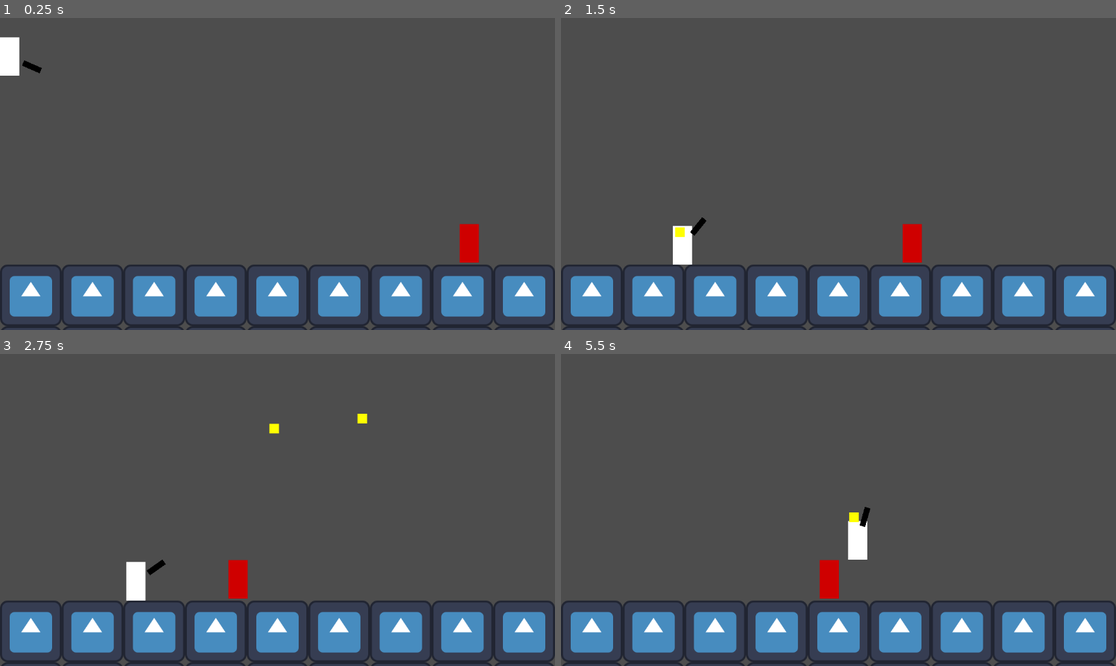
Above: before the commit, frames 1-4 (two rows, left to right).
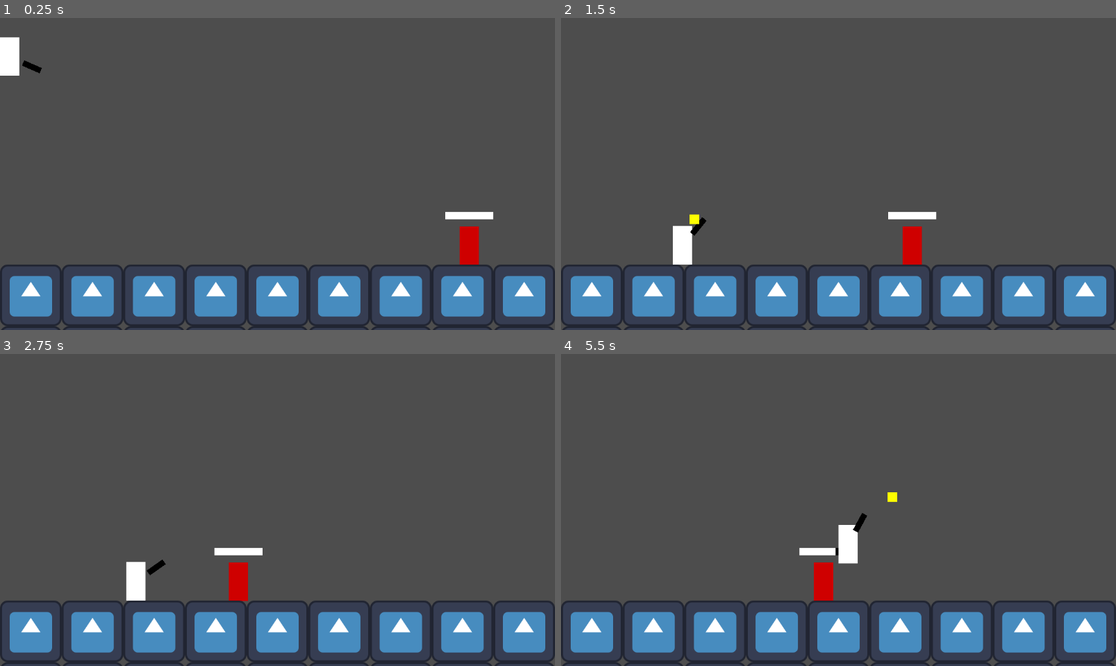
Above: after the commit, the same moments.

Repository: kryscw/Superhero-Project-X
Game: Godot game, scene res://Scenes/main.tscn
Same seed, same stepped clock (60 frames per second), same inputs: the game is played once before the commit and once after it. The engine's default icon, where the game draws it, is replaced by a stand-in: a white triangle on a blue panel in a dark square.
Inputs (mouse positions are in pixels of both pictures, inside the frame that each line leads up to):
- Up to frame 1 (0.25 s): no input
- Up to frame 2 (1.5 s): move the mouse to (960, 158) at 0.52 s; hold D (right) from 0.53 s (still down); click (960, 158) at 0.6 s; tap Space (jump) at 0.77 s; move the mouse to (727, 189) at 1.27 s; click (727, 189) at 1.35 s
- Up to frame 3 (2.75 s): tap Space (jump) at 1.52 s; move the mouse to (333, 441) at 2.02 s; release D (right) at 2.03 s; hold A (left) from 2.03 s (still down); click (333, 441) at 2.1 s
- Up to frame 4 (5.5 s): move the mouse to (810, 572) at 2.77 s; release A (left) at 2.78 s; hold D (right) 2.78-4.28 s; click (810, 572) at 2.85 s; tap Space (jump) at 3.02, 3.77, 4.52 s; move the mouse to (1005, 556) at 3.52 s; click (1005, 556) at 3.6 s; move the mouse to (672, 463) at 4.27 s; hold A (left) 4.28-5.03 s; click (672, 463) at 4.35 s; move the mouse to (866, 510) at 5.02 s; hold D (right) from 5.03 s (still down); click (866, 510) at 5.1 s

The runs differ from the first frame. In frame 1, 0.3% of the frame differs, in the area x 80-89%, y 62-80%; in frame 2, 0.4%; in frame 3, 0.4%; in frame 4, 1.1%, in the area x 42-61%, y 44-80%.

Commit message:
Bullet Attack Enemy

Diff:
--- a/Scenes/Enemy.tscn
+++ b/Scenes/Enemy.tscn
@@ -2,8 +2,31 @@
 
 [ext_resource type="Script" uid="uid://bow1asa4dg8mg" path="res://Scenes/enemy.gd" id="1_m1htj"]
 
+[sub_resource type="Gradient" id="Gradient_m1htj"]
+offsets = PackedFloat32Array(0)
+colors = PackedColorArray(0, 0, 0, 1)
+
+[sub_resource type="GradientTexture1D" id="GradientTexture1D_wovta"]
+gradient = SubResource("Gradient_m1htj")
+
+[sub_resource type="StyleBoxTexture" id="StyleBoxTexture_m1htj"]
+texture = SubResource("GradientTexture1D_wovta")
+
+[sub_resource type="Gradient" id="Gradient_wovta"]
+offsets = PackedFloat32Array(1)
+colors = PackedColorArray(1, 1, 1, 1)
+
+[sub_resource type="GradientTexture1D" id="GradientTexture1D_xeo28"]
+gradient = SubResource("Gradient_wovta")
+
+[sub_resource type="StyleBoxTexture" id="StyleBoxTexture_kpr8r"]
+texture = SubResource("GradientTexture1D_xeo28")
+
+[sub_resource type="RectangleShape2D" id="RectangleShape2D_wovta"]
+size = Vector2(48, 88)
+
 [sub_resource type="RectangleShape2D" id="RectangleShape2D_m1htj"]
-size = Vector2(48, 88)
+size = Vector2(40, 78)
 
 [node name="Enemy" type="CharacterBody2D" unique_id=229272389]
 script = ExtResource("1_m1htj")
@@ -15,12 +38,23 @@
 offset_bottom = 40.0
 color = Color(0.8115776, 1.853034e-06, 3.85046e-07, 1)
 
+[node name="healthBar" type="ProgressBar" parent="." unique_id=270579407]
+offset_left = -50.0
+offset_top = -70.0
+offset_right = 50.0
+offset_bottom = -55.0
+theme_override_font_sizes/font_size = 11
+theme_override_styles/background = SubResource("StyleBoxTexture_m1htj")
+theme_override_styles/fill = SubResource("StyleBoxTexture_kpr8r")
+value = 100.0
+show_percentage = false
+
 [node name="damageArea" type="Area2D" parent="." unique_id=1978341778]
-collision_layer = 3
-collision_mask = 3
+collision_layer = 2
+collision_mask = 2
 
 [node name="CollisionShape2D" type="CollisionShape2D" parent="damageArea" unique_id=1790298330]
-shape = SubResource("RectangleShape2D_m1htj")
+shape = SubResource("RectangleShape2D_wovta")
 
 [node name="CollisionShape2D" type="CollisionShape2D" parent="." unique_id=1676795548]
 shape = SubResource("RectangleShape2D_m1htj")
--- a/Scenes/bullet.gd
+++ b/Scenes/bullet.gd
@@ -1,7 +1,7 @@
 extends CharacterBody2D
 
 var direction: Vector2 = Vector2.ZERO
-var speedMult = 2
+var speedMult = 4
 
 func _process(delta: float) -> void:
 	velocity = direction * speedMult
--- a/Scenes/bullet.tscn
+++ b/Scenes/bullet.tscn
@@ -6,7 +6,7 @@
 
 [node name="Bullet" type="CharacterBody2D" unique_id=378807127]
 collision_layer = 2
-collision_mask = 2
+collision_mask = 0
 script = ExtResource("1_xjght")
 
 [node name="ColorRect" type="ColorRect" parent="." unique_id=948850406]
--- a/Scenes/enemy.gd
+++ b/Scenes/enemy.gd
@@ -2,15 +2,18 @@
 
 @onready var player = get_tree().current_scene.get_node("Player")
 var speed = 200.0
+var health = 100
+var damage = 25
 
 func _process(delta: float) -> void:
+	$healthBar.value = health
 	velocity = (player.global_position - global_position).normalized() * speed
 	velocity.y += 800
-
 	move_and_slide()
-
-
+	if health <= 0:
+		queue_free()
 
 func _on_damage_area_hit(body_rid: RID, body: Node2D, body_shape_index: int, local_shape_index: int) -> void:
-	print("AHHHH!")
-	## TODO (SUMIT) - lose health
+	if body is CharacterBody2D && body != player && body != self:
+		body.queue_free()
+		health -= damage
